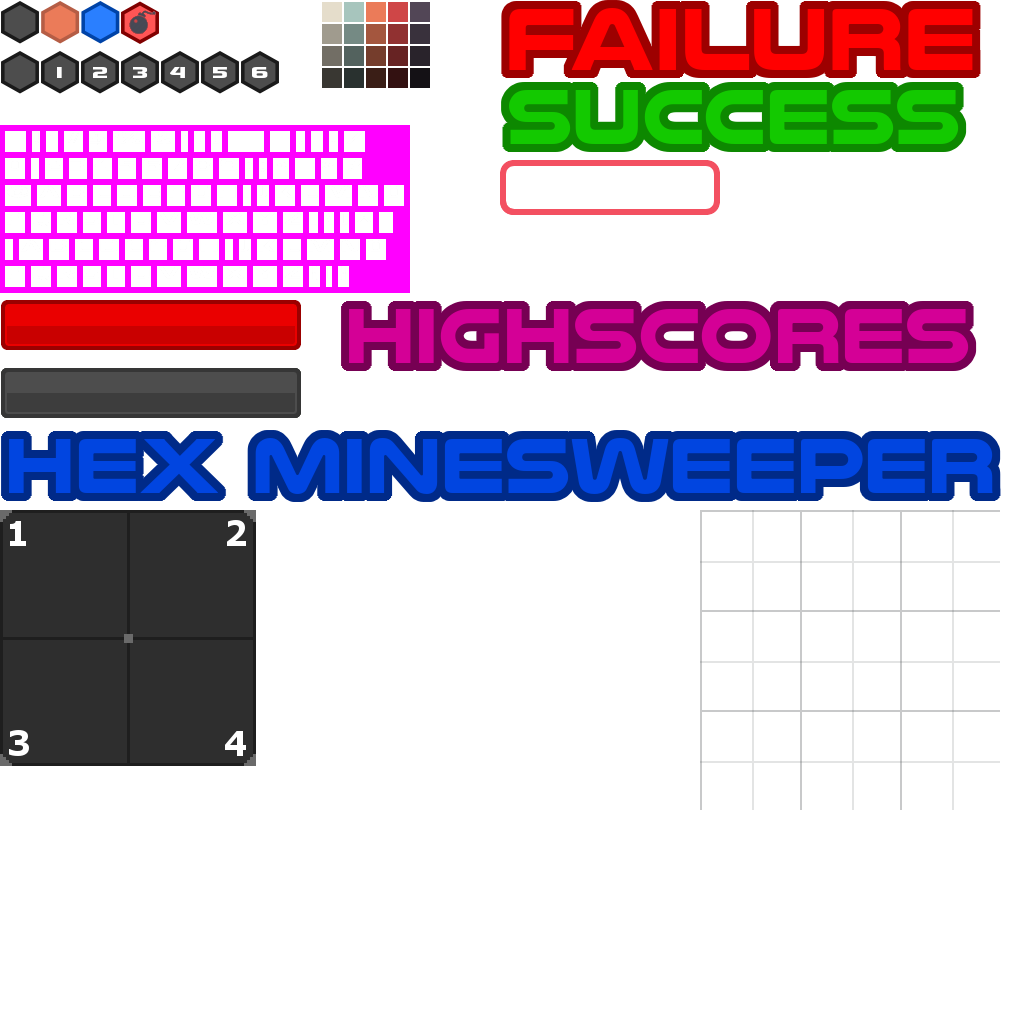
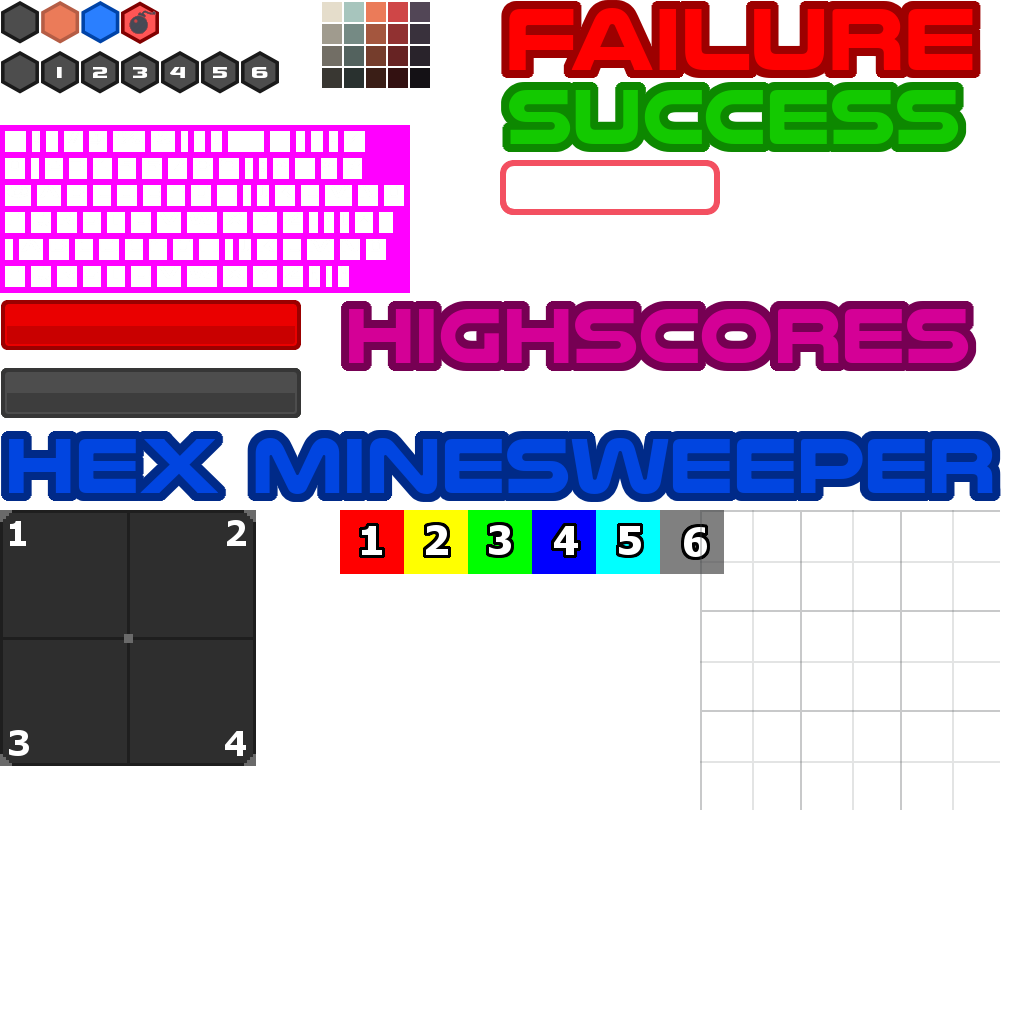
Layered file, before and after one edit (1024×1024). Changes by layer:
added layer "1 23 4 5 6" above "Ebene #6" over [362, 525, 707, 557]
added layer "Ebene #6" above "Ebene #1" over [359, 522, 710, 560]
painted on "Ebene #1" over [340, 510, 724, 574]
